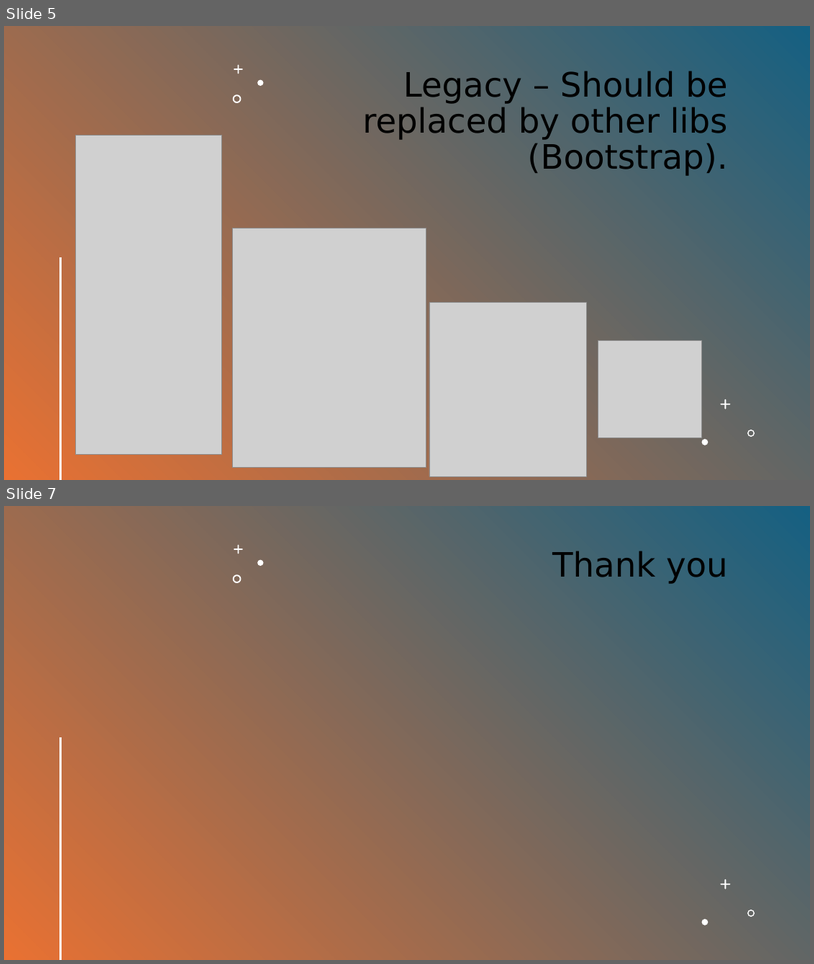
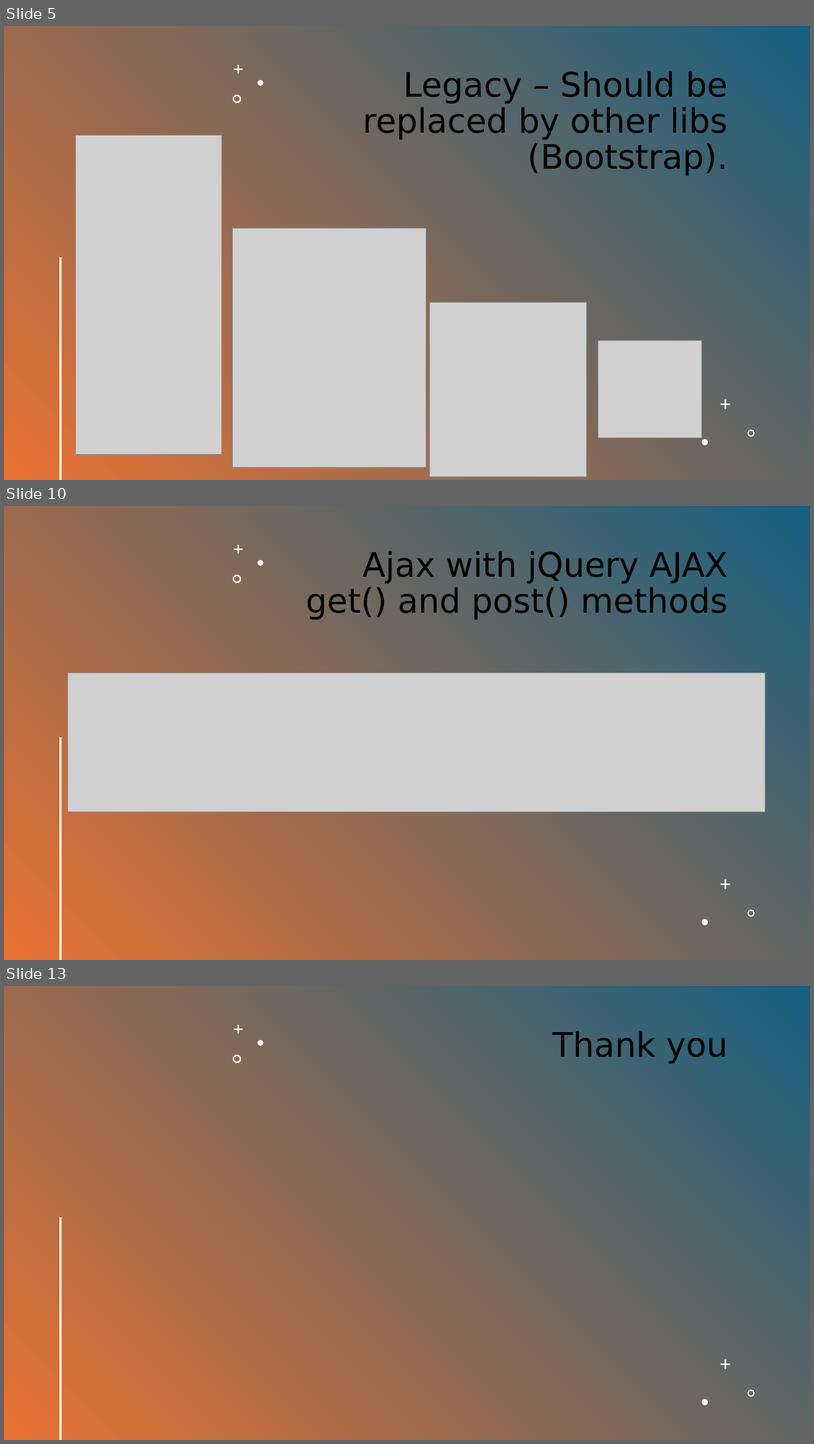
Before and after one commit to RumosProjetos/Acao84091, a slide deck: src/Fundamentos de HTML5, CSS e Javascript/JQuery.pptx. Shown one above the other, each under a label of ours: slides 5 and 7 before the commit, slides 5, 10 and 13 after it; the slides between them are not shown. The pictures are 814x964 and 814x1444 pixels, drawn with LibreOffice and Linux fonts; fonts in the diff are those of the drawing; grey boxes stand for pictures. Boxes give left, top, right and bottom in pixels: in the first picture for what was removed or moved away, otherwise in the second. Text is boxed around its words. In the diff, an @@ line names an element or a change of style, - is before the commit and + after.

```diff
--- a/src/Fundamentos de HTML5, CSS e Javascript/JQuery.pptx
+++ b/src/Fundamentos de HTML5, CSS e Javascript/JQuery.pptx
@@ slide 10 added at (4, 506, 810, 960), background #FFFFFF @@
@@ rectangle added at (4, 506, 810, 960), fill gradient #156082 to #E97132 @@
@@ freeform shape added at (234, 545, 243, 554), fill #FFFFFF @@
@@ freeform shape added at (257, 560, 263, 566), fill #FFFFFF @@
@@ title added at (306, 551, 728, 620), 40 pt, text #000000 @@
+Ajax with jQuery AJAX
+get() and post() methods
@@ freeform shape added at (233, 574, 241, 583), fill #FFFFFF @@
@@ picture added at (67, 672, 765, 811) @@
@@ line added from (61, 738) to (61, 959), #FFFFFF 2 pt @@
@@ freeform shape added at (721, 879, 731, 889), fill #FFFFFF @@
@@ freeform shape added at (748, 909, 756, 917), fill #FFFFFF @@
@@ freeform shape added at (702, 919, 708, 924), fill #FFFFFF @@
@@ what was slide 7 is now slide 13 @@
```
Also in this commit, not shown: 2 slides changed, 5 other slides added.
